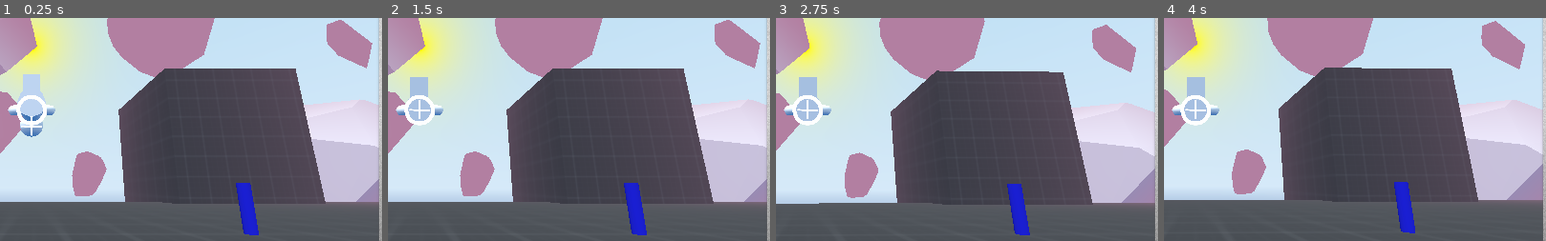
Above: before the commit, frames 1-4 (left to right).
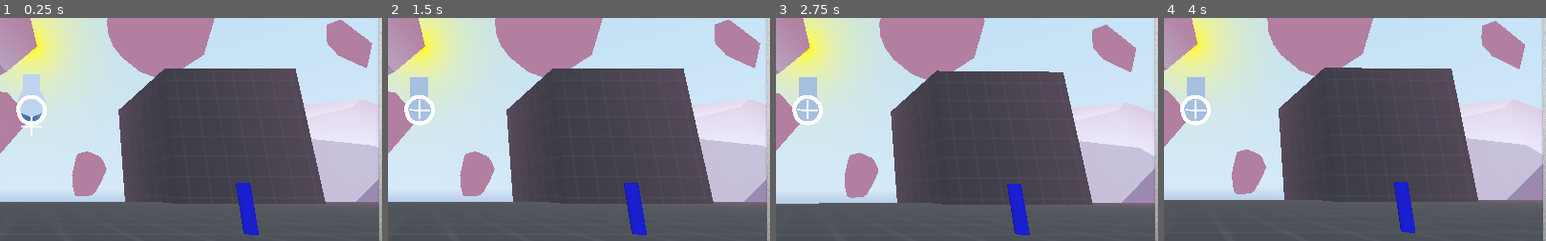
Above: after the commit, the same moments.

Repository: Kaio20/HyperSpaceTrucker
Game: Godot game, scene res://TestScene.tscn
Two runs of this game, one before a commit and one after it. Both use one fixed random seed, a clock stepped at 60 frames per second and the inputs below.
Inputs (mouse positions are % of the whole screen's width and height, from its top left):
- Up to frame 1 (0.25 s): no input
- Up to frame 2 (1.5 s): move the mouse to (55, 50) at 0.52 s; hold Right mouse button (camera_rotate) 0.53-1.28 s; hold Space (up, bound only after the commit) from 0.53 s (still down); tap Enter at 1.25 s; move the mouse to (45, 50) at 1.27 s; right-click (45, 50) at 1.35 s
- Up to frame 3 (2.75 s): keep holding Space (up, bound only after the commit); move the mouse to (52, 48) at 2.02 s; hold Right mouse button (camera_rotate) from 2.03 s (still down)
- Up to frame 4 (4 s): keep holding Space (up, bound only after the commit); tap Enter at 2.75 s; move the mouse to (49, 52) at 2.77 s; release Right mouse button (camera_rotate) at 2.78 s; right-click (49, 52) at 2.85 s; move the mouse to (57, 51) at 3.52 s; hold Right mouse button (camera_rotate) from 3.53 s (still down)
The pictures show only the part of the screen within x 46-96%, y 21-71%; the shares and areas given below are measured in that part.

The runs differ from the first frame. In frame 1, 0.4% of the frame differs, in the area x 2-15%, y 38-54%; in frame 2, 0.2%; in frame 3, 0.2%; in frame 4, 0.2%.

Commit message:
Y-Axis is now affected by movement

Diff:
--- a/Player.gd
+++ b/Player.gd
@@ -50,6 +50,7 @@
 
 func _physics_process(delta):
 	get_input(delta)
+	#var rotVelocity = velocity.rotated($BaseIst/Ist.global_transform.origin, rotation.y)
 	velocity = move_and_slide(velocity, Vector3.UP)
 
 	if camera_spatial:
@@ -137,7 +138,9 @@
 		if currentspeed > 0:
 			currentspeed -= speed_step
 
+	if Input.is_action_just_pressed("up"):
+		vy += -vy * ((currentspeed / maxspeed) * maxspeed ) * delta
+
 	velocity += -transform.basis.z * ((currentspeed / maxspeed) * maxspeed )
-	velocity.y = vy
 
 	tp_speed.value = (currentspeed / maxspeed)  * 100.0
--- a/Player.tscn
+++ b/Player.tscn
@@ -39,6 +39,7 @@
 transform = Transform( 1, 0, 0, 0, 1, 0, 0, 0, 1, 0, 0, -10 )
 
 [node name="CSGSphere" type="CSGSphere" parent="KinematicBody/BaseIst/Ist"]
+visible = false
 
 [node name="BaseSoll" type="Spatial" parent="."]
 transform = Transform( 1, 0, 0, 0, 0.939693, -0.34202, 0, 0.34202, 0.939693, 0, 0, 0 )
@@ -48,6 +49,7 @@
 
 [node name="CSGTorus" type="CSGTorus" parent="BaseSoll/Soll"]
 transform = Transform( 1, 0, 0, 0, 1, 0, 0, 0, 1, 0.0183222, 0.00186181, 0.00511932 )
+visible = false
 outer_radius = 1.09282
 
 [node name="CameraSpatial" type="Spatial" parent="."]
--- a/project.godot
+++ b/project.godot
@@ -41,6 +41,16 @@
 "events": [ Object(InputEventMouseButton,"resource_local_to_scene":false,"resource_name":"","device":0,"alt":false,"shi …(212 unchanged characters)…
  ]
 }
+up={
+"deadzone": 0.5,
+"events": [ Object(InputEventKey,"resource_local_to_scene":false,"resource_name":"","device":0,"alt":false,"shift":false,"control":false,"meta":false,"command":false,"pressed":false,"scancode":0,"physical_scancode":32,"unicode":0,"echo":false,"script":null)
+ ]
+}
+down={
+"deadzone": 0.5,
+"events": [ Object(InputEventKey,"resource_local_to_scene":false,"resource_name":"","device":0,"alt":false,"shift":false,"control":false,"meta":false,"command":false,"pressed":false,"scancode":16777238,"physical_scancode":0,"unicode":0,"echo":false,"script":null)
+ ]
+}
 
 [physics]
 
